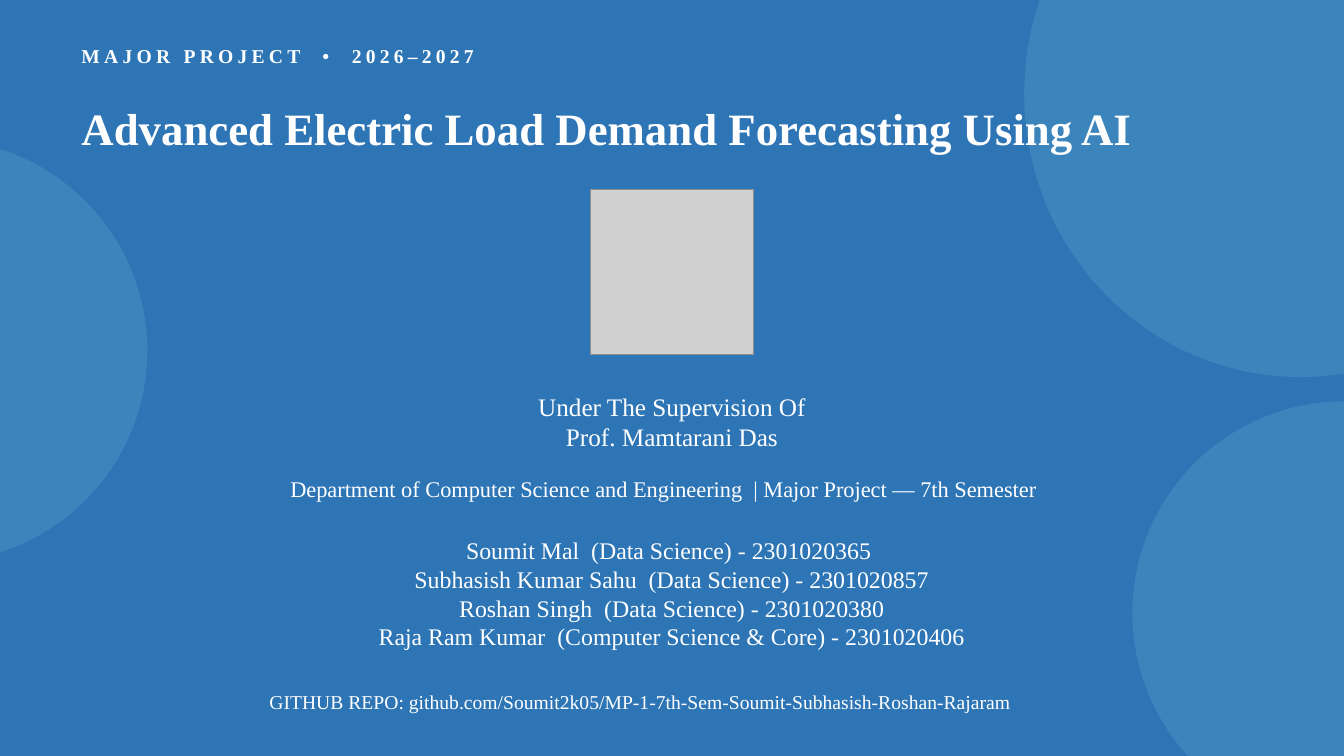
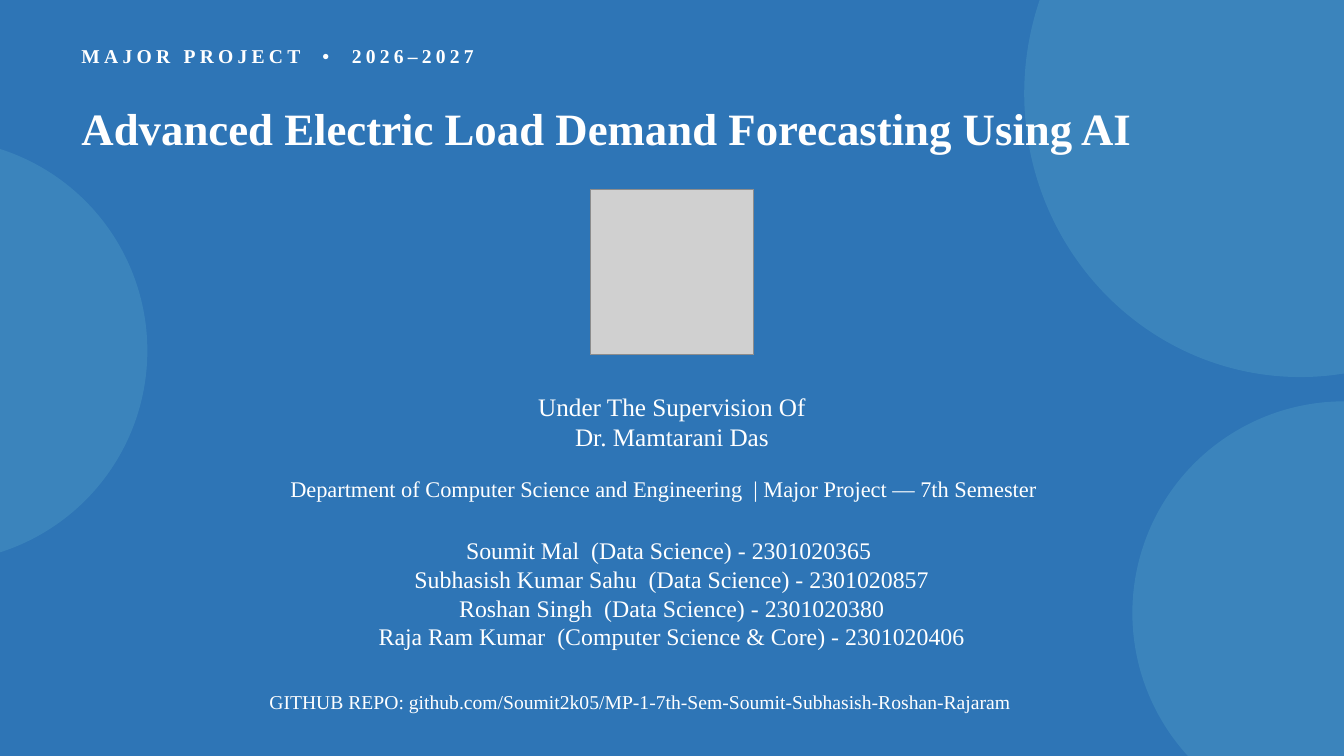
Before and after one commit to Soumit2k05/MP-1-7th-Sem-Soumit-Subhasish-Roshan-Rajaram, a slide deck: slide 1 of ppts/Advanced_Electric_Load_Demand_Forecasting_Using_AI 3 (1).pptx. Drawn at 1344x756 pixels with LibreOffice and Linux fonts; fonts in the diff are those of the drawing; grey boxes stand for pictures. Boxes give left, top, right and bottom in pixels: in the first picture for what was removed or moved away, otherwise in the second. Text is boxed around its words. In the diff, an @@ line names an element or a change of style, - is before the commit and + after.

```diff
--- a/ppts/Advanced_Electric_Load_Demand_Forecasting_Using_AI 3 (1).pptx
+++ b/ppts/Advanced_Electric_Load_Demand_Forecasting_Using_AI 3 (1).pptx
@@ text at [575, 429, 769, 447]: text changed @@
-Prof. Mamtarani Das
+Dr. Mamtarani Das
```
Also in this commit, not shown: 4 other slides changed.
